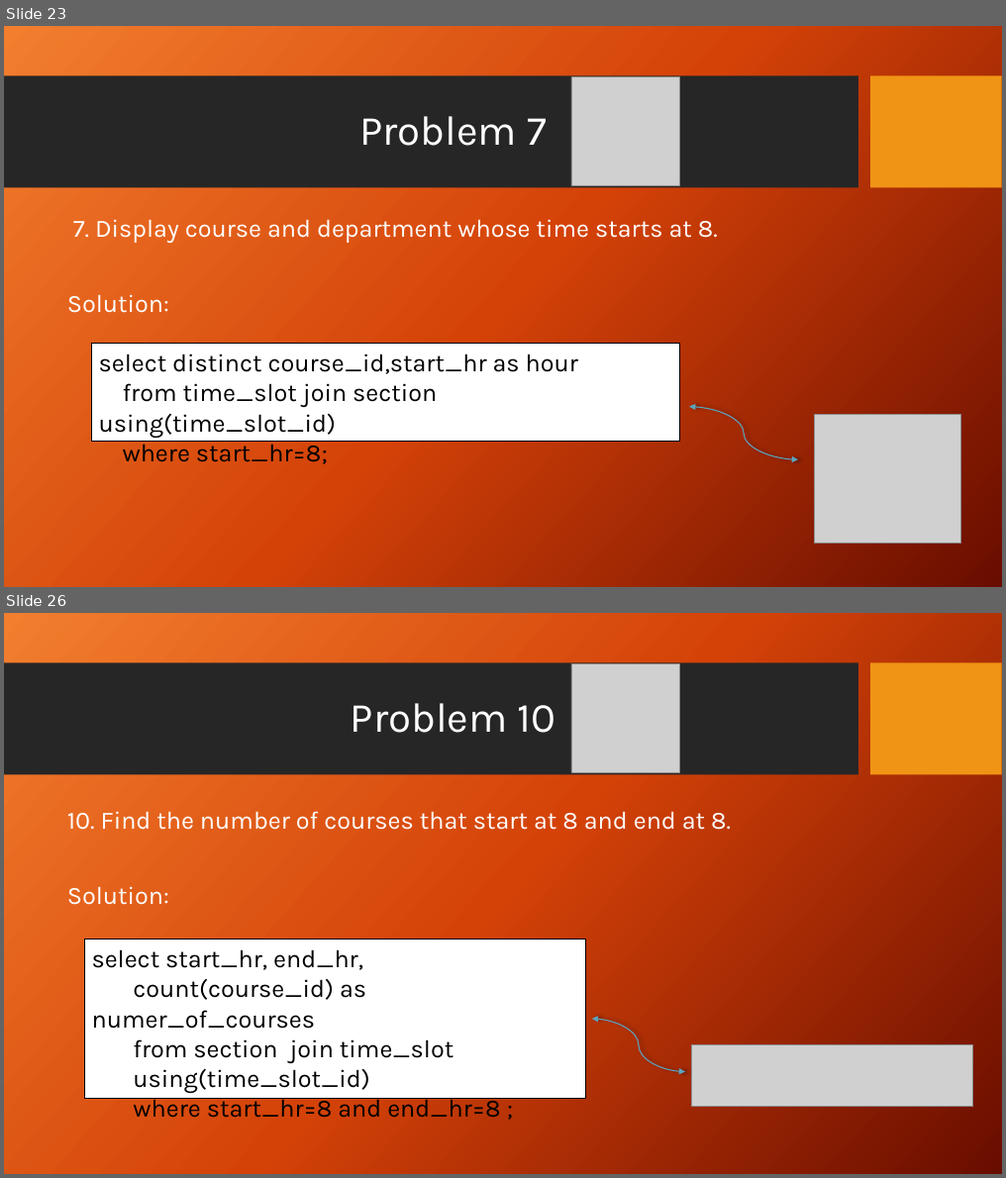
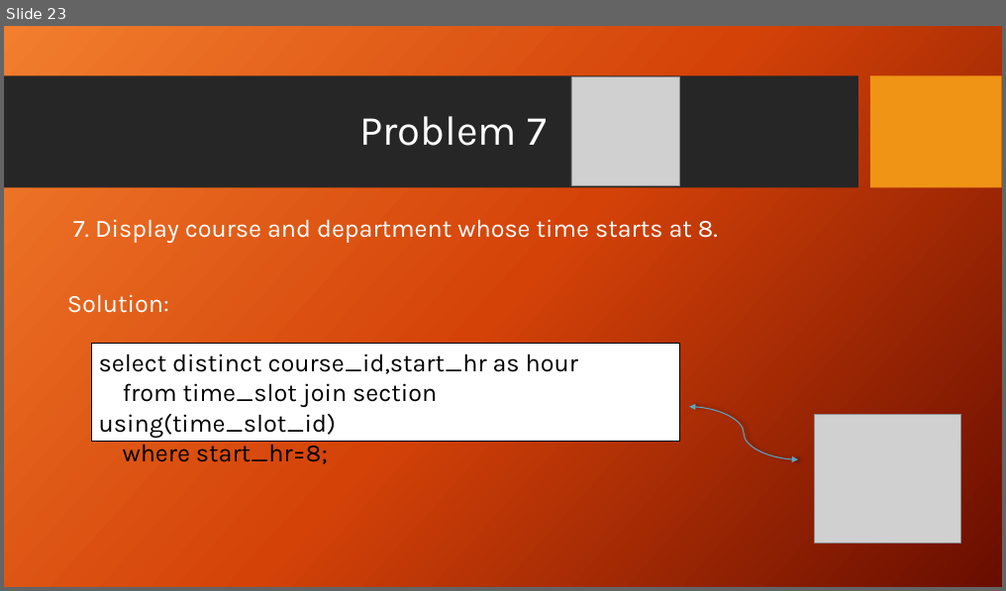
Before and after one commit to Antooo8/Antooo8, a slide deck: University Case study.pptx. Shown one above the other, each under a label of ours: slides 23 and 26 before the commit, slide 23 after it; the slides between them are not shown. The pictures are 1006x1178 and 1006x591 pixels, drawn with LibreOffice and Linux fonts; fonts in the diff are those of the drawing; grey boxes stand for pictures; background and template pictures are left out. Boxes give left, top, right and bottom in pixels: in the first picture for what was removed or moved away, otherwise in the second. Text is boxed around its words. In the diff, an @@ line names an element or a change of style, - is before the commit and + after.

```diff
--- a/University Case study.pptx
+++ b/University Case study.pptx
@@ slide 26 removed at (x1=4, y1=613, x2=1002, y2=1174), background picture (left out); not listed: 2 template elements that a slide beside it also shows @@
@@ picture removed at (x1=571, y1=663, x2=680, y2=772) @@
@@ title removed at (x1=350, y1=703, x2=556, y2=733) @@
-Problem 10
@@ text removed at (x1=67, y1=811, x2=731, y2=905) @@
-10. Find the number of courses that start at 8 and end at 8.
-Solution:
@@ rectangle removed at (x1=84, y1=940, x2=585, y2=1098) @@
-select start_hr, end_hr,
-count(course_id) as numer_of_courses
-from section join time_slot
-using(time_slot_id)
-where start_hr=8 and end_hr=8 ;
@@ curved double arrow removed from (592, 1019) to (685, 1072) @@
@@ picture removed at (x1=691, y1=1046, x2=973, y2=1107) @@
```
Also in this commit, not shown: 1 slide changed, 23 other slides removed.
